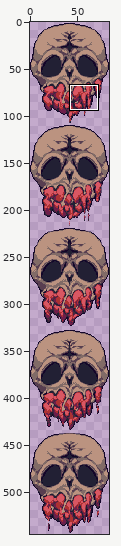
One commit to this sprite sheet: NPCs/FaceOfInsanity/FaceOfInsanity.png. The first picture is a wide view before the edit; the outline marks the close-up.
Close-up. Before:
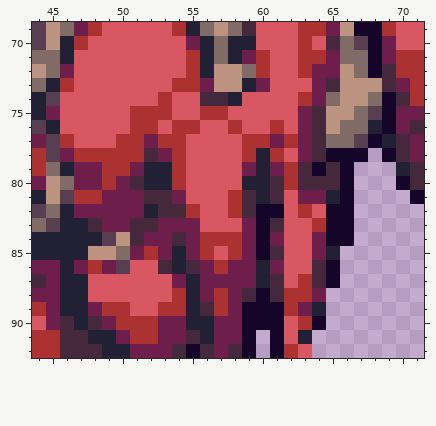
The file is 168x1090 pixels, drawn in blocks of 2x2; one block is one cell here. Shown: x 44..71, y 69..92.
Now the later version:
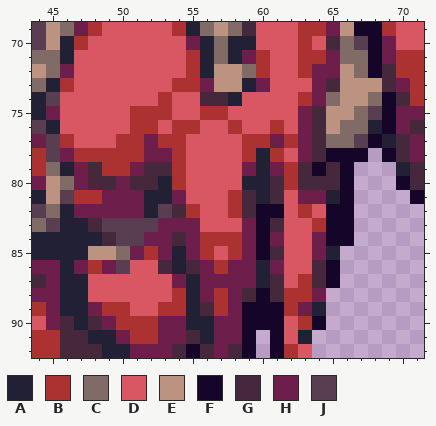
Palette (. is transparent): A #222034  B #ac3232  C #816b67  D #d95763  E #bb9380  F #140529  G #45283c  H #6e1e4a  J #583e50
The commit says: quick edit :palmsmug:
The edit:
y 78: x 52 G -> H
y 79: x 48 H -> G; x 52..53 AA -> GG
y 80: x 48..49 HB -> GG; x 52 A -> G
y 81: x 52..53 GG -> AA
y 82: x 53 G -> J
y 83: x 49..52 HHGG -> JJJJ
y 84: x 49..51 JEG -> GJJ
Boxes around the changes in both close-ups, in picture pixels (x1, y1, x2, y2):
changed: (88, 148, 172, 246)
